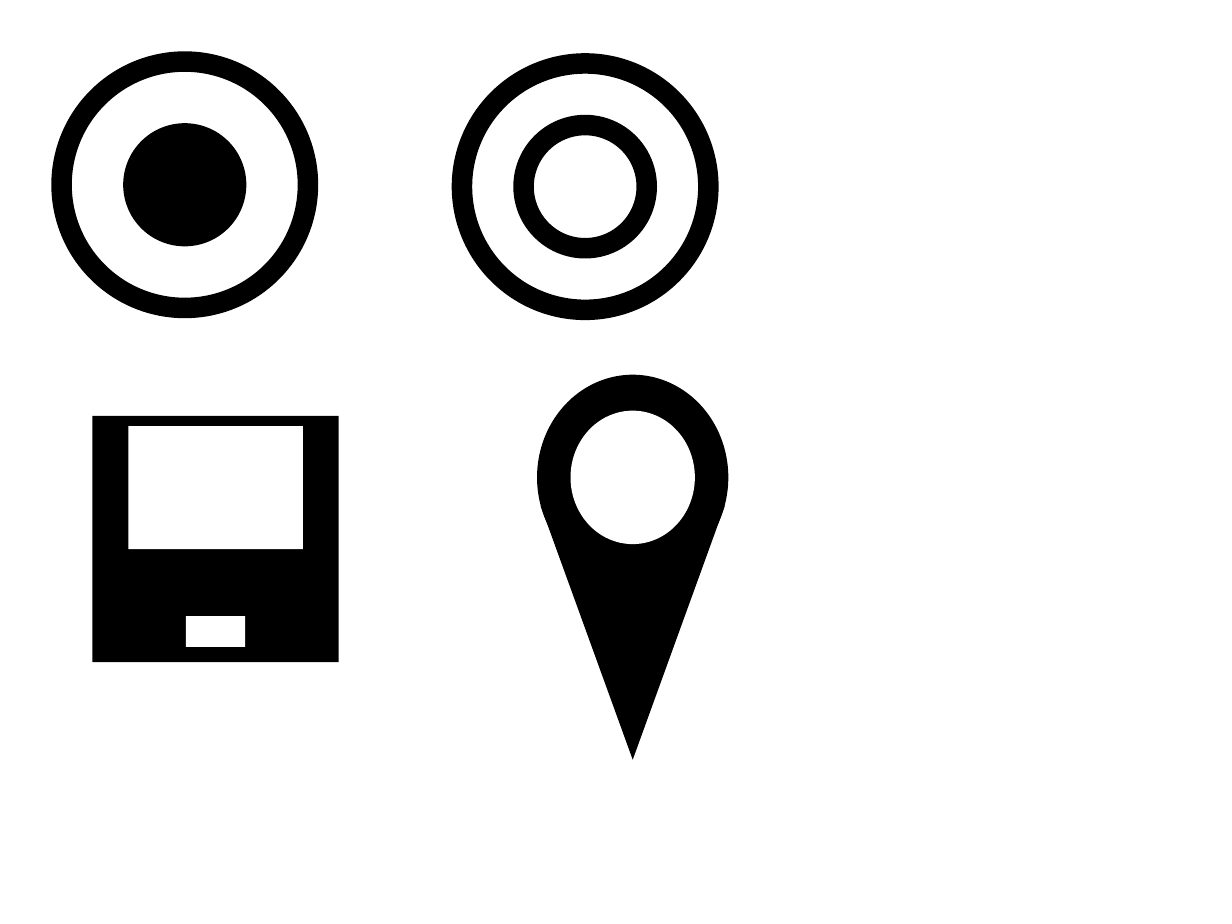
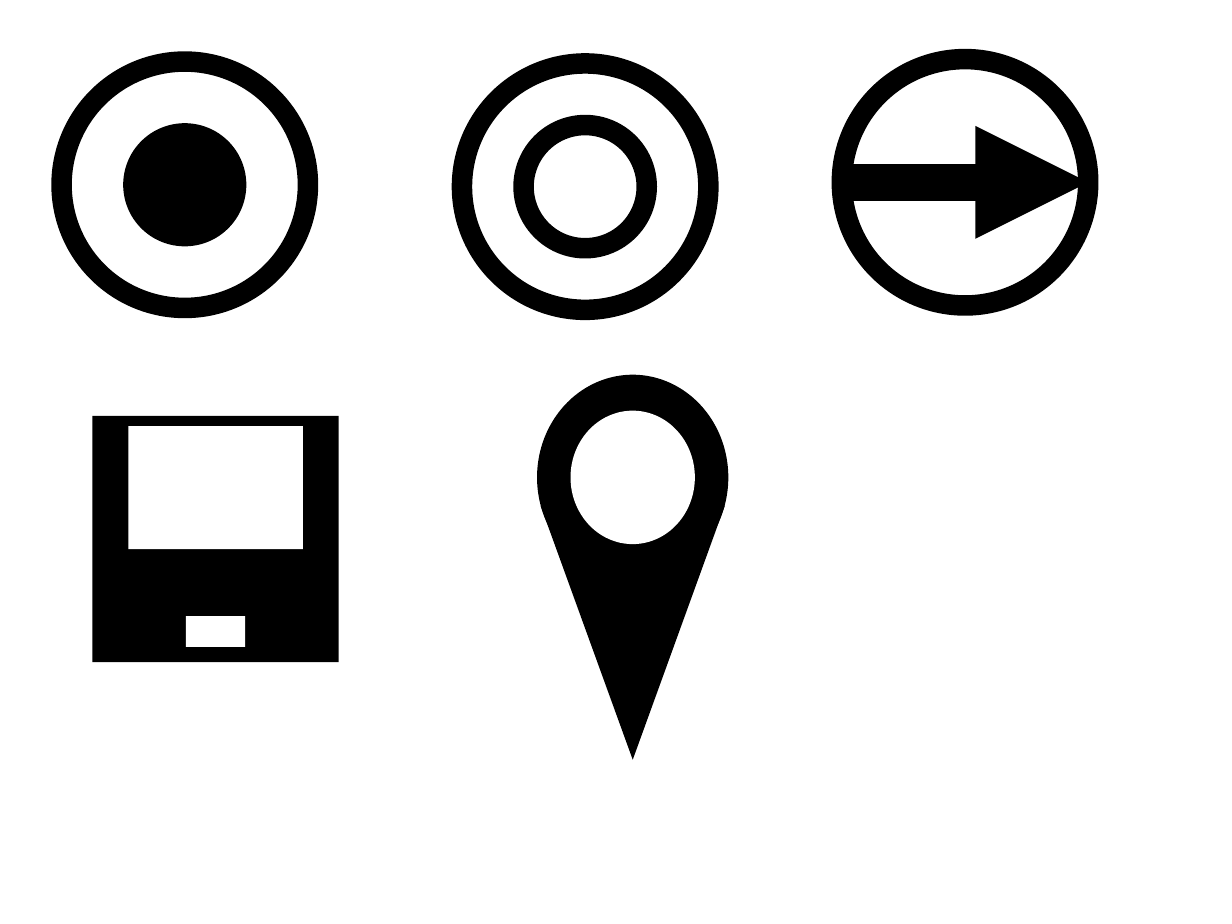
Before and after one commit to secret-city-wildbots/Autonomous-Path-Planner, a slide deck: slide 2 of documentation/Image Development.pptx. Drawn at 1232x924 pixels with LibreOffice and Linux fonts; fonts in the diff are those of the drawing. Boxes give left, top, right and bottom in pixels: in the first picture for what was removed or moved away, otherwise in the second. Text is boxed around its words. In the diff, an @@ line names an element or a change of style, - is before the commit and + after.

```diff
--- a/documentation/Image Development.pptx
+++ b/documentation/Image Development.pptx
@@ ellipse added at (841,59,1088,306), outline #000000 12 pt @@
@@ arrow added from (841, 182) to (1088, 182), #000000 22 pt @@
```
Also in this commit, not shown: 5 other files.
